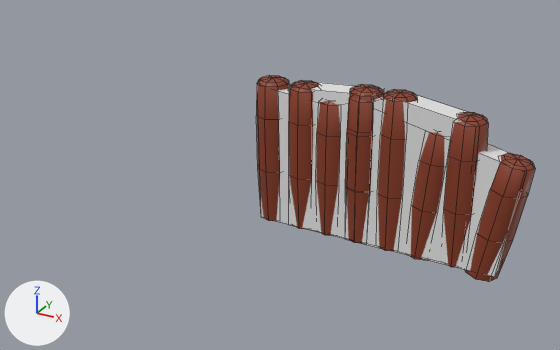
The FBX model CackleUnity22/Assets/Cackleheim/Models/Decor/chLogWall.fbx, before and after one commit.
Before and after are seen from a 50 mm camera at (2.48, -6.11, 3.12) aimed at (-0.94, 0.1, 0.01). The axes (+X, +Y, +Z) are drawn at lower left. The lights are the same throughout. Mesh edges are drawn as thin lines.

The first picture shows 'Fence_TreeEnd', 'Fence_TreeLong', 'Fence_TreeShort', 'PHYEnd', 'PHYLong', 'PHYShort'.
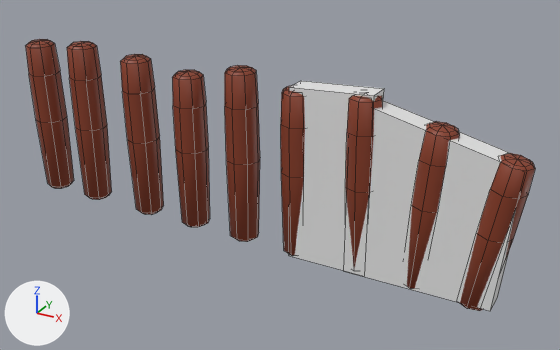
What changed in the scene script:
```text
Change me_cube_026:
    where me_cube_026.from_pydata(...)  # 8 vertices, 6 faces; spans x -0.11..1.44, y -0.13..0.11, z -0.39..1.0
    used by ob_phyend; location = (0.0, 0.0, 0.0)
    before: 0 (-0.11, -0.13, -0.39) at pixel (345, 239), 2 (-0.11, 0.11, -0.39), 4 (1.31, -0.13, -0.39) at pixel (494, 276), 6 (1.31, 0.11, -0.39)
    me_cube_026 part 7
    add for i in [0, 2, 4, 6]: me_cube_026.vertices[i].co += Vector((0.0, 0.0, -0.35))
Change me_cylinder_022:
    used by ob_fence_treeshort; location = (0.0, 0.0, 0.0)
    remove me_cylinder_022.from_pydata(...)  # 82 vertices, 80 faces; spans x -0.761..0.171, y -0.195..0.17, z -0.394..1.09
    add me_cylinder_022.from_pydata(...)  # 100 vertices, 112 faces; spans x -0.761..0.171, y -0.195..0.17, z -0.729..1.09
    me_cylinder_022 part 1: 16 vertices moved from x -0.742..0.151, y -0.156..0.166, z -0.394..-0.383 to x -0.742..0.151, y -0.156..0.166, z -0.67..-0.656; 18 vertices added at x -0.696..0.098, y -0.103..0.121, z -0.729..-0.694
Change me_cube_029:
    where me_cube_029.from_pydata(...)  # 8 vertices, 6 faces; spans x -0.711..0.114, y -0.128..0.101, z -0.384..1.064
    used by ob_physhort; location = (0.0, 0.0, 0.0)
    before: 0 (-0.711, 0.101, -0.384), 2 (-0.711, -0.128, -0.384) at pixel (288, 224), 4 (0.114, 0.101, -0.384), 6 (0.114, -0.128, -0.384) at pixel (366, 244)
    me_cube_029 part 2
    add for i in [0, 2, 4, 6]: me_cube_029.vertices[i].co += Vector((0.0, 0.0, -0.349))
Change me_cylinder_019:
    used by ob_fence_treelong; location = (0.0, 0.0, 0.0)
    remove me_cylinder_019.from_pydata(...)  # 164 vertices, 160 faces; spans x -1.1..1.1, y -0.2..0.17, z -0.39..1.09
    add me_cylinder_019.from_pydata(...)  # 200 vertices, 224 faces; spans x -1.1..1.1, y -0.2..0.17, z -0.77..1.09
    me_cylinder_019 part 3: 16 vertices moved from x -0.46..0.46, y -0.16..0.16, z -0.39 to x -0.46..0.46, y -0.16..0.16, z -0.7..-0.69; 18 vertices added at x -0.41..0.41, y -0.11..0.1, z -0.75..-0.73
    me_cylinder_019 part 4: 8 vertices moved from x -1.08..-0.78, y -0.14..0.17, z -0.39..-0.38 to x -1.08..-0.78, y -0.14..0.17, z -0.69..-0.68; 9 vertices added at x -1.03..-0.83, y -0.09..0.12, z -0.74..-0.72
    me_cylinder_019 part 5: 8 vertices moved from x 0.78..1.08, y -0.14..0.16, z -0.39..-0.38 to x 0.78..1.08, y -0.14..0.16, z -0.71..-0.7; 9 vertices added at x 0.82..1.05, y -0.1..0.13, z -0.77..-0.73
Change me_cylinder_023:
    used by ob_fence_treeend; location = (0.0, 0.0, 0.0)
    remove me_cylinder_023.from_pydata(...)  # 123 vertices, 120 faces; spans x -0.17..1.5, y -0.2..0.17, z -0.47..1.05
    add me_cylinder_023.from_pydata(...)  # 150 vertices, 168 faces; spans x -0.17..1.5, y -0.2..0.18, z -0.81..1.05
    me_cylinder_023 part 6
    6 vertices in x -0.11..0.11, y -0.14..0.17, z -0.39..-0.38 move by (0.0, 0.01, -0.32)
    3 vertices in x 0.44..0.7, y -0.1..0.16, z -0.41..-0.39 move by (-0.02, 0.0, -0.32)
    3 vertices in x 1.05..1.16, y -0.11..0.15, z -0.45..-0.43 move by (-0.05, 0.0, -0.31)
    3 vertices in x 1.16..1.27, y -0.16..0.1, z -0.46..-0.44 move by (-0.05, 0.0, -0.32)
    9 vertices move from x -0.15..1.31, y -0.15..0.11, z -0.47..-0.39 to x -0.15..1.26, y -0.14..0.12, z -0.78..-0.7
    27 vertices are added at x -0.11..1.2, y -0.11..0.13, z -0.81..-0.74
    48 new faces join them
Change ob_fence_treeshort:
    ob_fence_treeshort.location: (0.0, 0.0, 0.0) -> (-3.266, 0.0, 0.0)
Change ob_fence_treelong:
    ob_fence_treelong.location: (0.0, 0.0, 0.0) -> (-1.605, 0.0, 0.0)
Remove ob_phylong:
    ob_phylong = bpy.data.objects.new('PHYLong', me_cube_028)
    ob_phylong.location = (0.0, 0.0, 0.0)
```

Boxes (x1, y1, x2, y2) around the edits, measured in the pictures (560 x 350 px; the box of a moved part takes in the faces that stretch with it):
'Fence_TreeLong', reshaped, moved (20% narrower): before (256, 75, 488, 267); after (120, 54, 305, 255)
'PHYEnd', reshaped: before (346, 144, 509, 277); after (345, 101, 516, 311)
'Fence_TreeShort', reshaped, moved (8% narrower): before (289, 80, 383, 243); after (26, 39, 112, 200)
'Fence_TreeEnd', reshaped (17% taller): before (345, 97, 535, 282); after (345, 95, 535, 311)
'PHYShort', reshaped (20% taller): before (289, 82, 384, 244); after (289, 81, 384, 276)
'PHYLong', deleted: before (257, 84, 466, 224)
part 1 of me_cylinder_022, built on: before (289, 175, 367, 243); after (36, 117, 112, 200)
part 2 of me_cube_029, moved or reshaped: before (289, 87, 384, 244); after (289, 87, 384, 276)
part 3 of me_cylinder_019, built on: before (316, 181, 402, 251); after (176, 146, 260, 242)
part 4 of me_cylinder_019, built on: before (258, 169, 280, 221); after (127, 136, 164, 215)
part 5 of me_cylinder_019, built on: before (443, 209, 471, 267); after (281, 174, 304, 255)
part 6 of me_cylinder_023, built on: before (345, 188, 513, 282); after (345, 188, 513, 311)
part 7 of me_cube_026, moved or reshaped: before (346, 152, 508, 277); after (345, 109, 516, 311)
